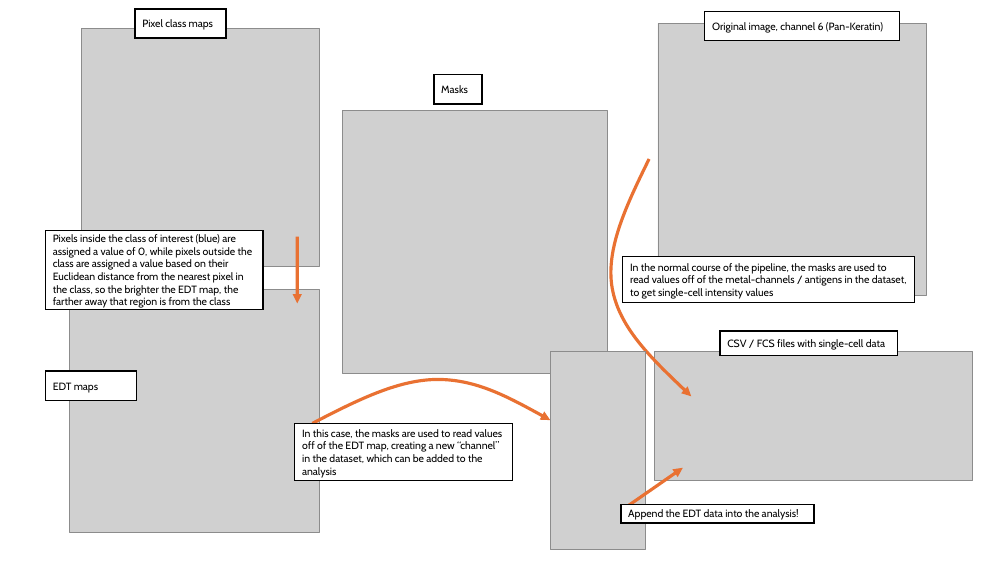
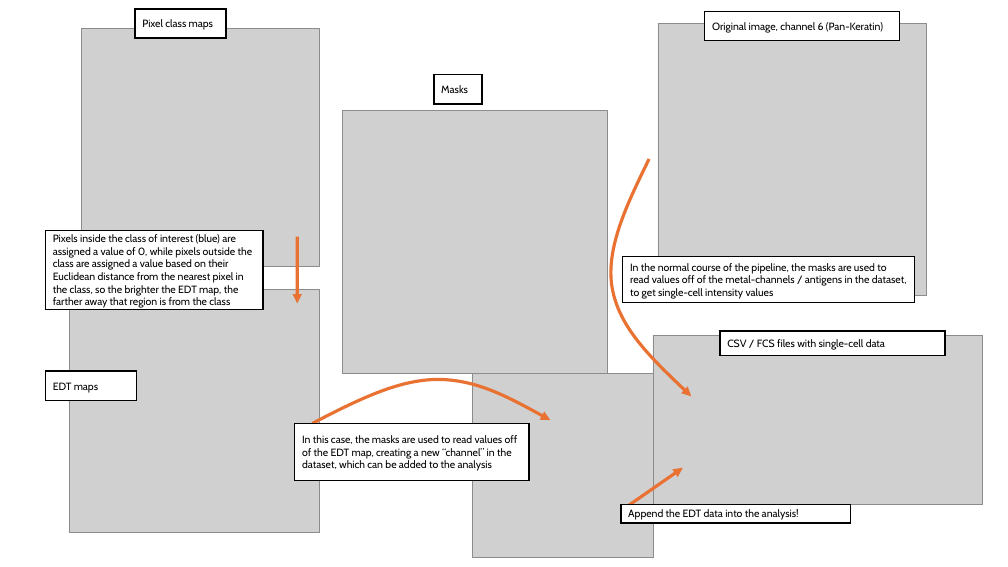
Before and after one commit to BenCaiello/PalmettoBUG, a slide deck: slide 10 of docs/source/odt_docs/image_development_slides/spatial_dev.odp. Drawn at 1008x567 pixels with LibreOffice and Linux fonts; fonts in the diff are those of the drawing; grey boxes stand for pictures. Boxes give left, top, right and bottom in pixels: in the first picture for what was removed or moved away, otherwise in the second. Text is boxed around its words. In the diff, an @@ line names an element or a change of style, - is before the commit and + after.

```diff
--- a/docs/source/odt_docs/image_development_slides/spatial_dev.odp
+++ b/docs/source/odt_docs/image_development_slides/spatial_dev.odp
@@ picture: place and size @@
-picture at <box>655,352,973,481</box>
+picture at <box>653,335,983,504</box>
@@ freeform shape "CSV / FCS files with ...": place and size @@
-freeform shape "CSV / FCS files with ..." at <box>720,331,898,355</box>
+freeform shape "CSV / FCS files with ..." at <box>720,331,945,355</box>
@@ picture: place and size @@
-picture at <box>551,352,645,550</box>
+picture at <box>473,374,653,557</box>
@@ freeform shape "In this case, the masks ...": place and size @@
-freeform shape "In this case, the masks ..." at <box>295,423,513,480</box>
+freeform shape "In this case, the masks ..." at <box>295,423,529,480</box>
@@ freeform shape "Append the EDT data into ...": place and size @@
-freeform shape "Append the EDT data into ..." at <box>621,504,814,523</box>
+freeform shape "Append the EDT data into ..." at <box>621,504,851,523</box>
```
Also in this commit, not shown: 1 other slide changed, 2 other files.
